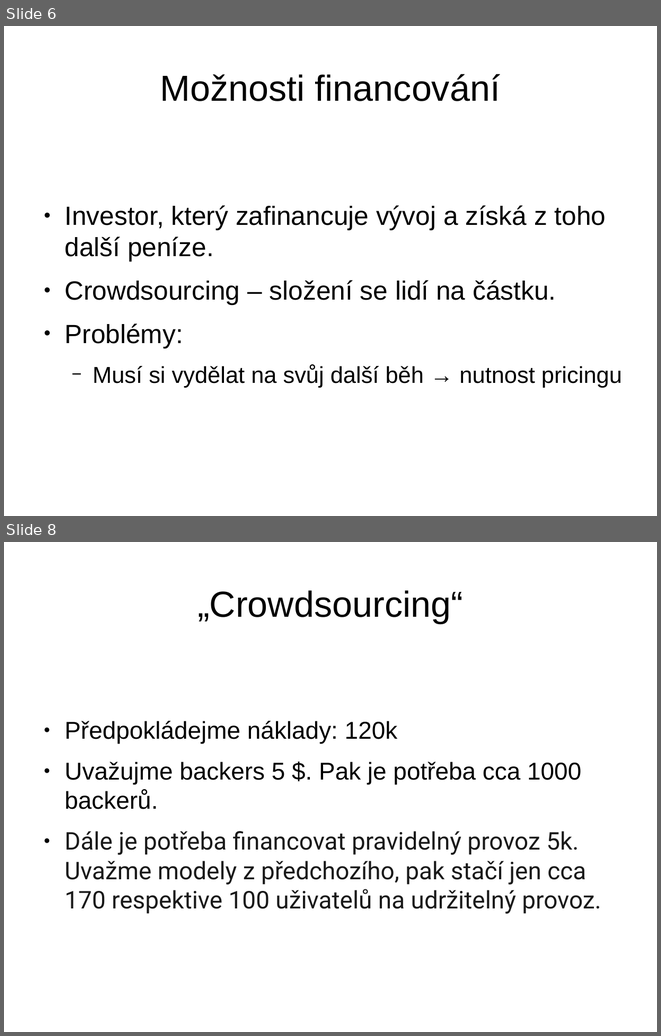
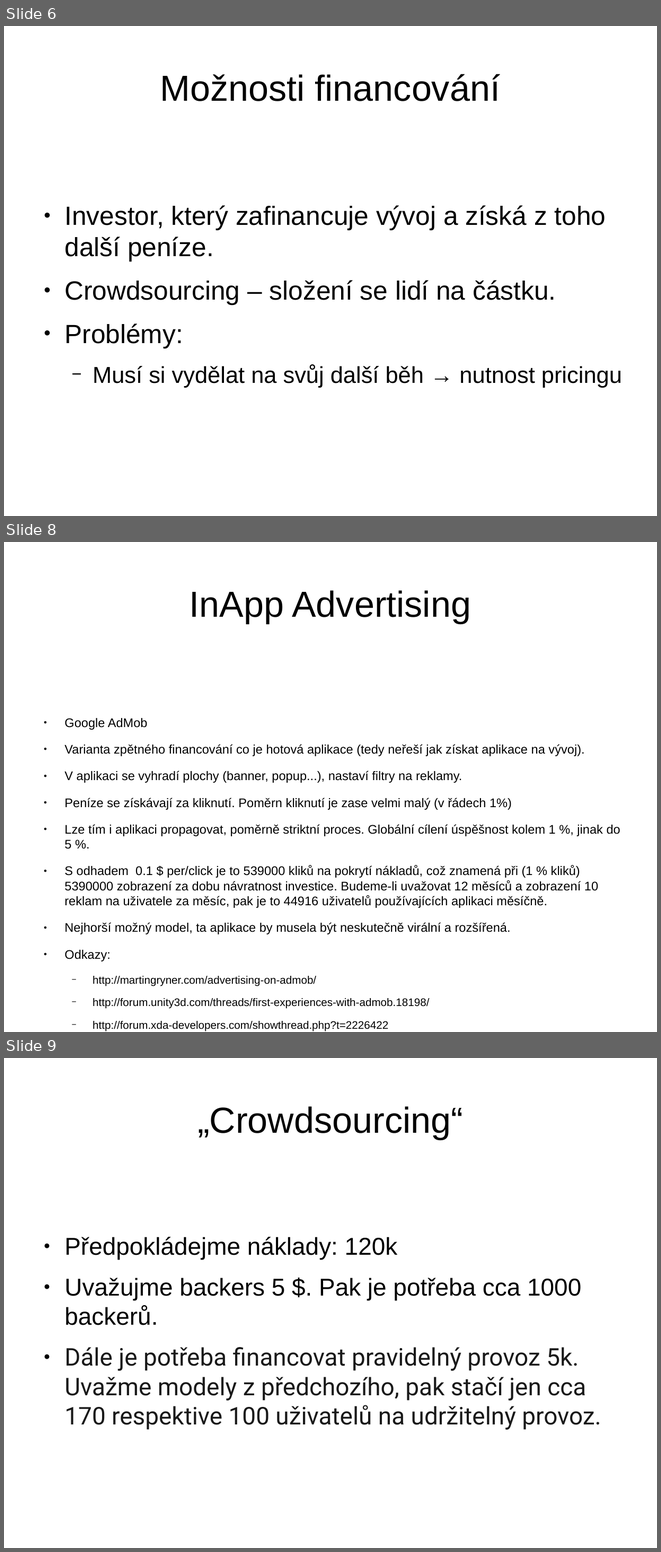
Before and after one commit to repli2dev/pv024-project, a slide deck: docs/financni_kalkulace.odp. Shown one above the other, each under a label of ours: slides 6 and 8 before the commit, slides 6, 8 and 9 after it; the slides between them are not shown. The pictures are 661x1036 and 661x1552 pixels, drawn with LibreOffice and Linux fonts; fonts in the diff are those of the drawing. Boxes give left, top, right and bottom in pixels: in the first picture for what was removed or moved away, otherwise in the second. Text is boxed around its words. In the diff, an @@ line names an element or a change of style, - is before the commit and + after.

Commit message:
Pridani financni kalkulace s InApp Advertising pres Google AdMob

```diff
--- a/docs/financni_kalkulace.odp
+++ b/docs/financni_kalkulace.odp
@@ slide 8 added at box(4, 542, 657, 1032), background #FFFFFF @@
@@ title added at box(190, 590, 471, 623), 44 pt, text #000000 @@
+InApp Advertising
@@ text added at box(64, 718, 620, 1031), 15.2 pt, text #000000 @@
+● Google AdMob
+● Varianta zpětného financování co je hotová aplikace (tedy neřeší jak získat aplikace na vývoj).
+● V aplikaci se vyhradí plochy (banner, popup...), nastaví filtry na reklamy.
+● Peníze se získávají za kliknutí. Poměrn kliknutí je zase velmi malý (v řádech 1%)
+● Lze tím i aplikaci propagovat, poměrně striktní proces. Globální cílení úspěšnost kolem 1 %, jinak do 5 %.
+● S odhadem 0.1 $ per/click je to 539000 kliků na pokrytí nákladů, což znamená při (1 % kliků) 5390000 zobrazení za dobu návratnost investice. Budeme-li uvažovat 12 měsíců a zobrazení 10 reklam na uživatele za měsíc, pak je to 44916 uživatelů používajících aplikaci měsíčně.
+● Nejhorší možný model, ta aplikace by musela být neskutečně virální a rozšířená.
+● Odkazy:
+  − http://martingryner.com/advertising-on-admob/
+  − http://forum.unity3d.com/threads/first-experiences-with-admob.18198/
+  − http://forum.xda-developers.com/showthread.php?t=2226422
@@ what was slide 8 is now slide 9 @@
```
Also in this commit, not shown: 1 slide changed.
